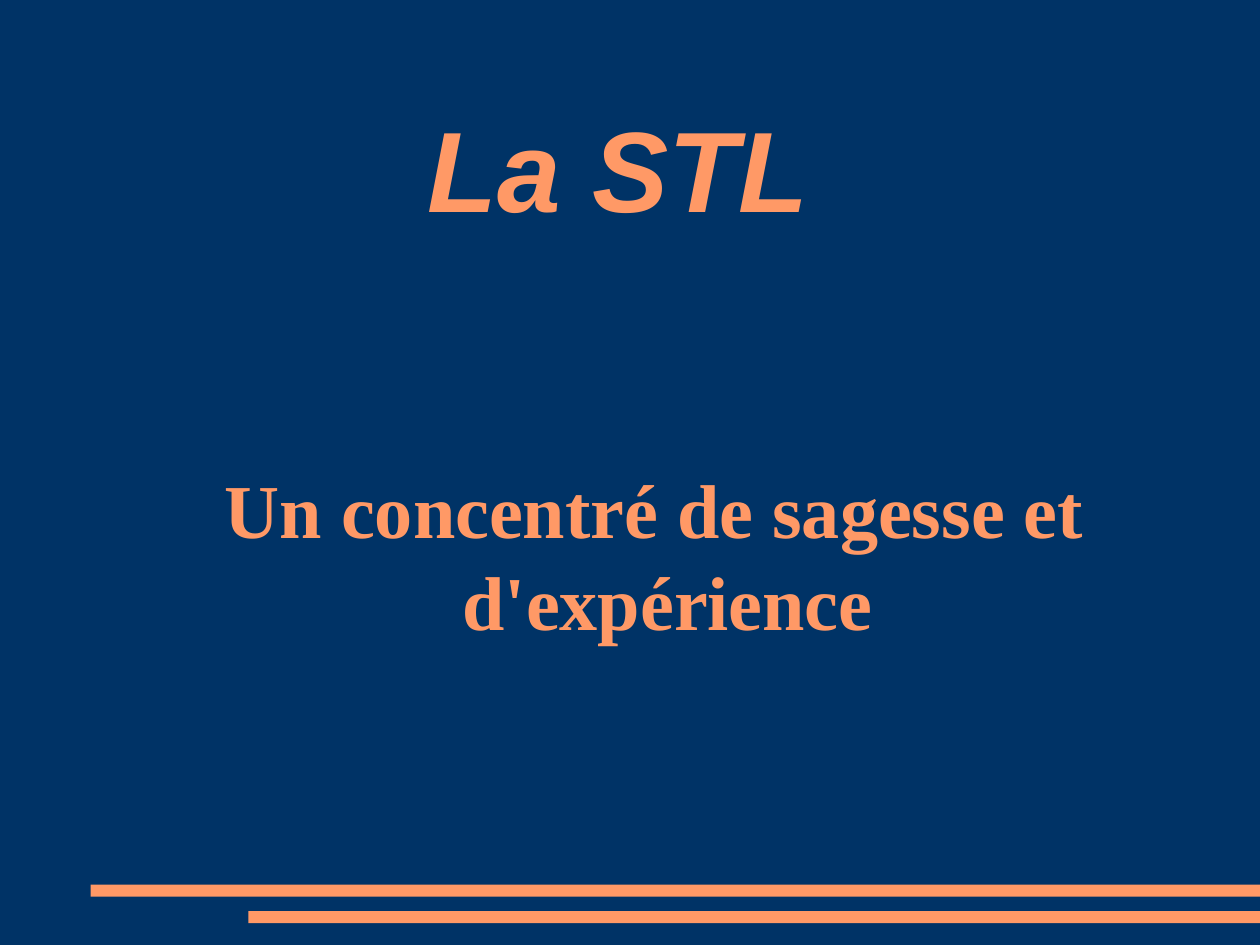
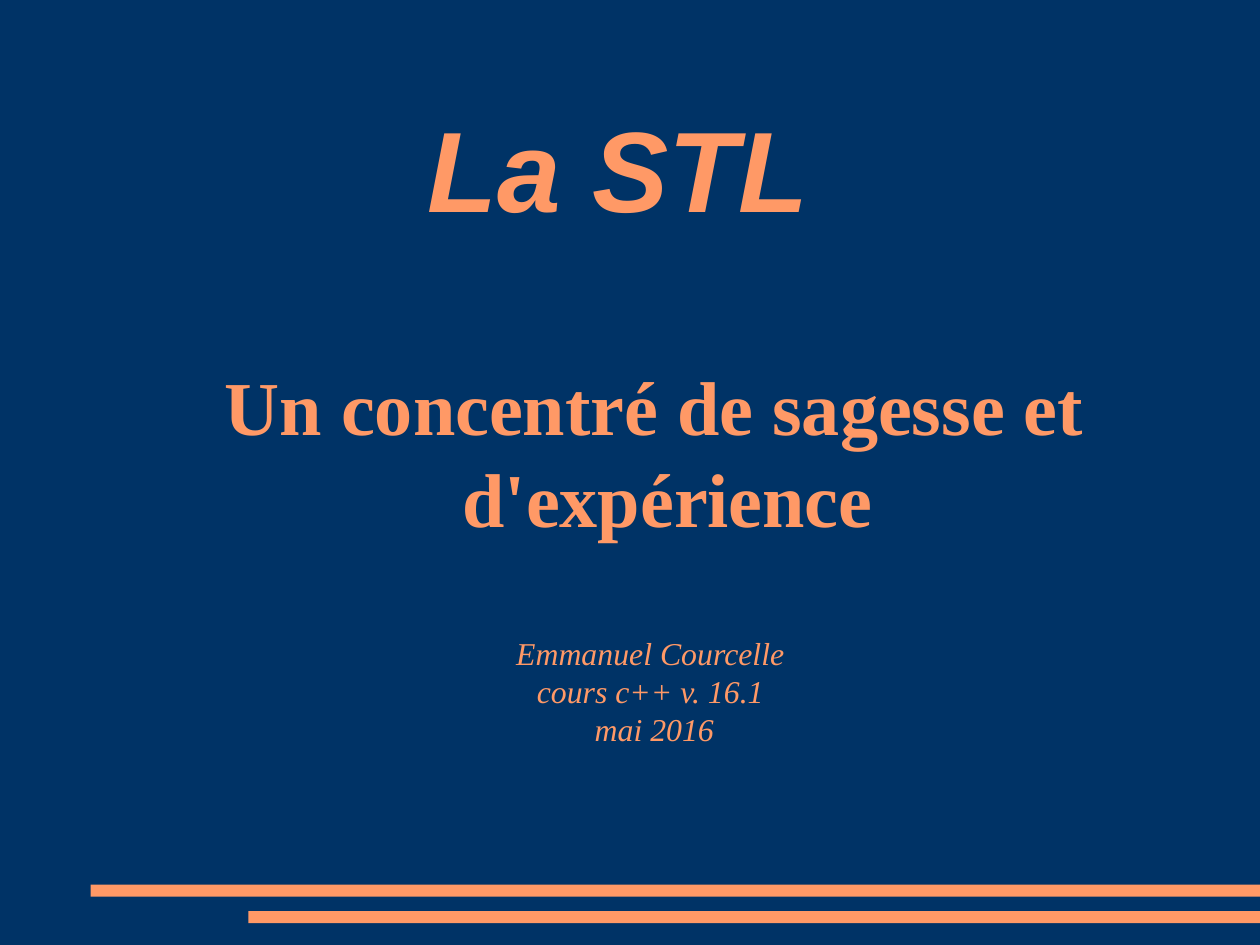
Before and after one commit to manu5801/cours-cplusplus, a slide deck: slide 1 of stl/stl.odp. Drawn at 1260x945 pixels with LibreOffice and Linux fonts; fonts in the diff are those of the drawing. Boxes give left, top, right and bottom in pixels: in the first picture for what was removed or moved away, otherwise in the second. Text is boxed around its words. In the diff, an @@ line names an element or a change of style, - is before the commit and + after.

```diff
--- a/stl/stl.odp
+++ b/stl/stl.odp
@@ subtitle at [516, 643, 784, 742]: paragraphs added @@
+Emmanuel Courcelle
+cours c++ v. 16.1
+mai 2016
```
Also in this commit, not shown: 9 other files.
